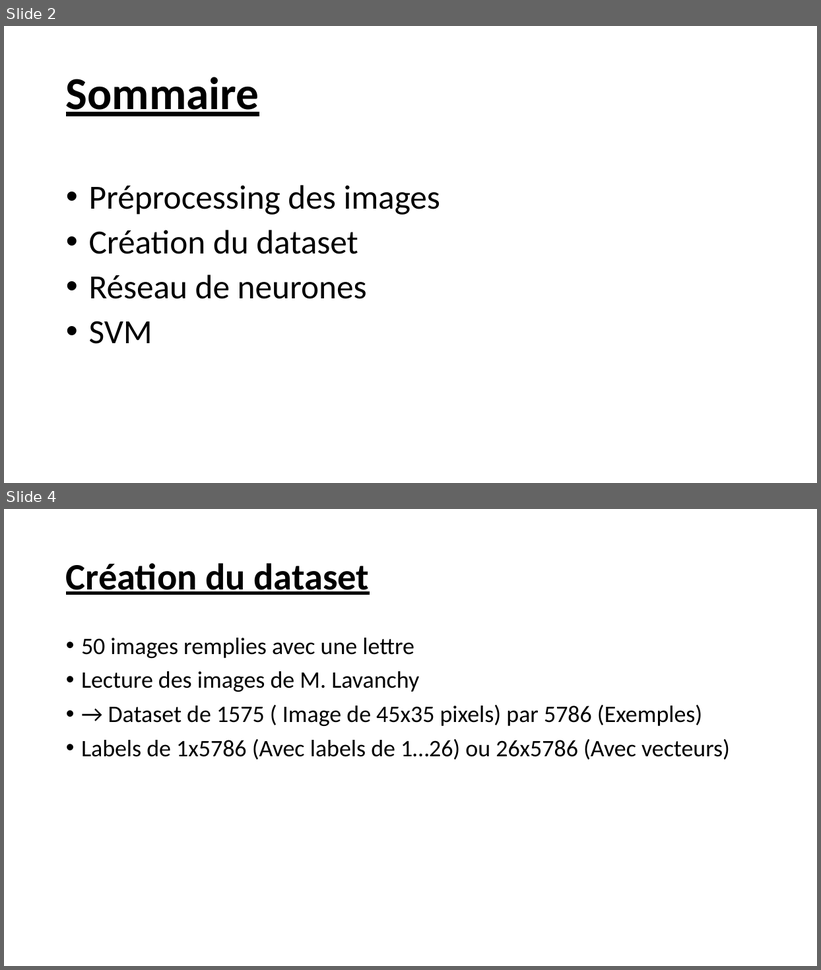
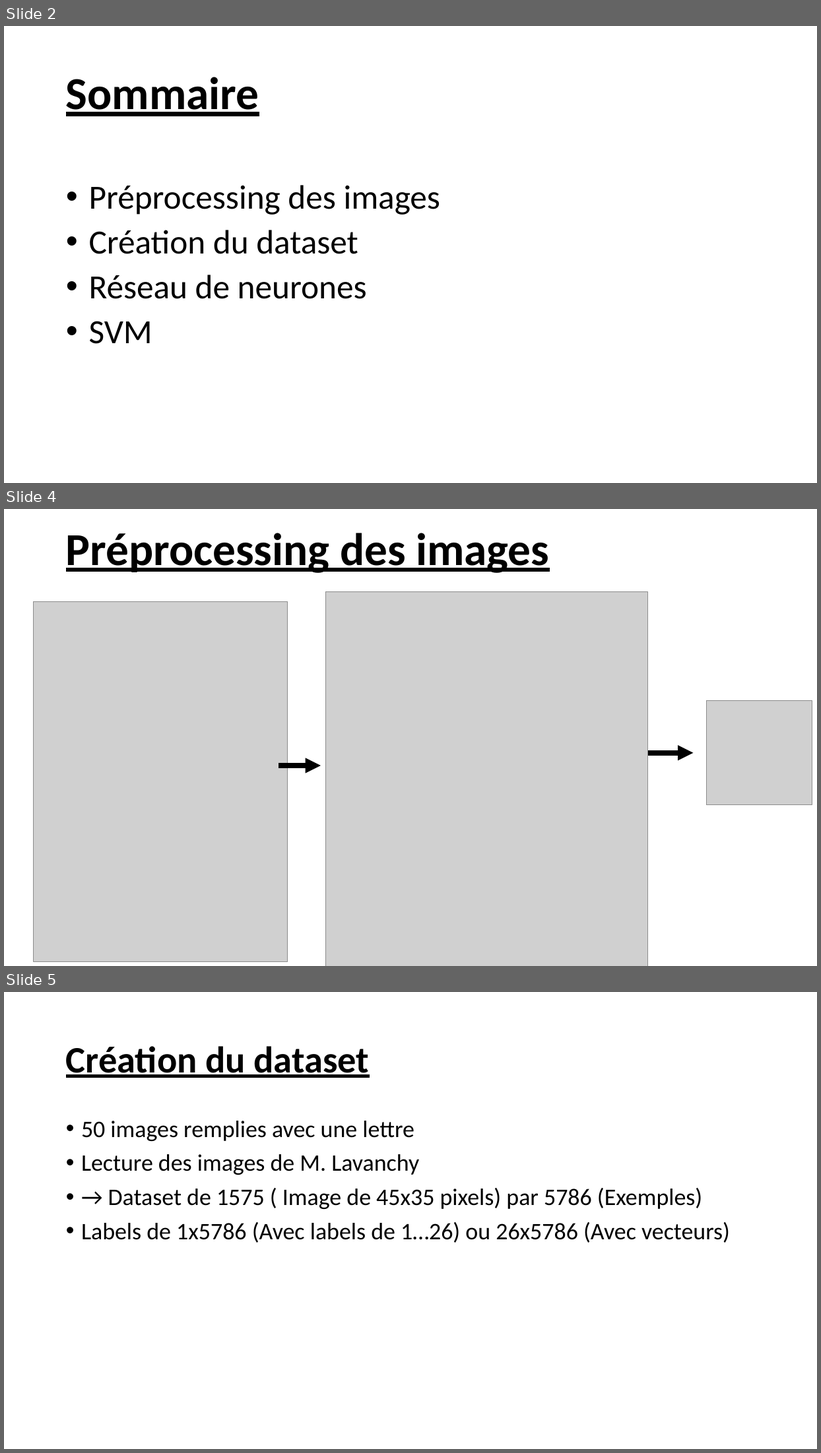
Before and after one commit to MacherelR/ProjetML4E, a slide deck: Présentation/MachLearn_Macherel_Evard.pptx. Shown one above the other, each under a label of ours: slides 2 and 4 before the commit, slides 2, 4 and 5 after it; the slides between them are not shown. The pictures are 821x970 and 821x1453 pixels, drawn with LibreOffice and Linux fonts; fonts in the diff are those of the drawing; grey boxes stand for pictures. Boxes give left, top, right and bottom in pixels: in the first picture for what was removed or moved away, otherwise in the second. Text is boxed around its words. In the diff, an @@ line names an element or a change of style, - is before the commit and + after.

```diff
--- a/Présentation/MachLearn_Macherel_Evard.pptx
+++ b/Présentation/MachLearn_Macherel_Evard.pptx
@@ slide 4 added at (4, 509, 817, 966), background #FFFFFF @@
@@ text added at (66, 533, 549, 573), 54 pt, text #000000, bold, underline @@
+Préprocessing des images
@@ picture added at (33, 601, 288, 962) @@
@@ picture added at (326, 592, 649, 966) @@
@@ picture added at (707, 701, 813, 805) @@
@@ arrow added from (279, 766) to (321, 766), #000000 6 pt @@
@@ arrow added from (629, 753) to (693, 753), #000000 6 pt @@
@@ what was slide 4 is now slide 5 @@
```
Also in this commit, not shown: 1 slide changed.
